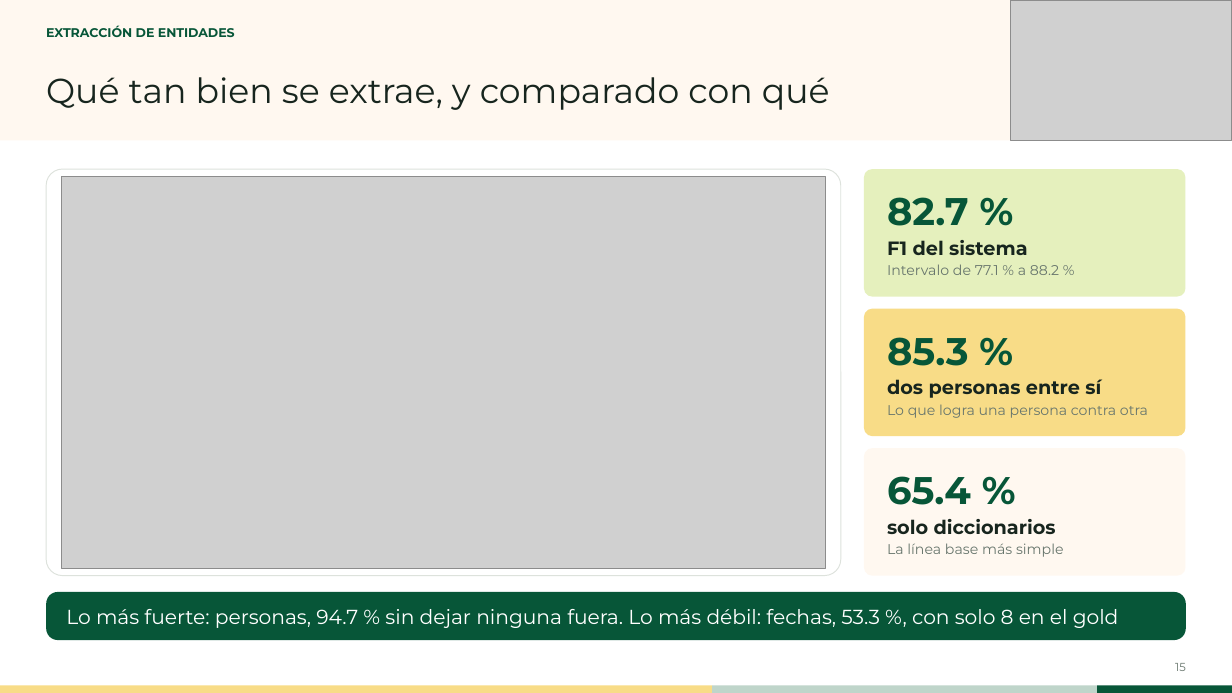
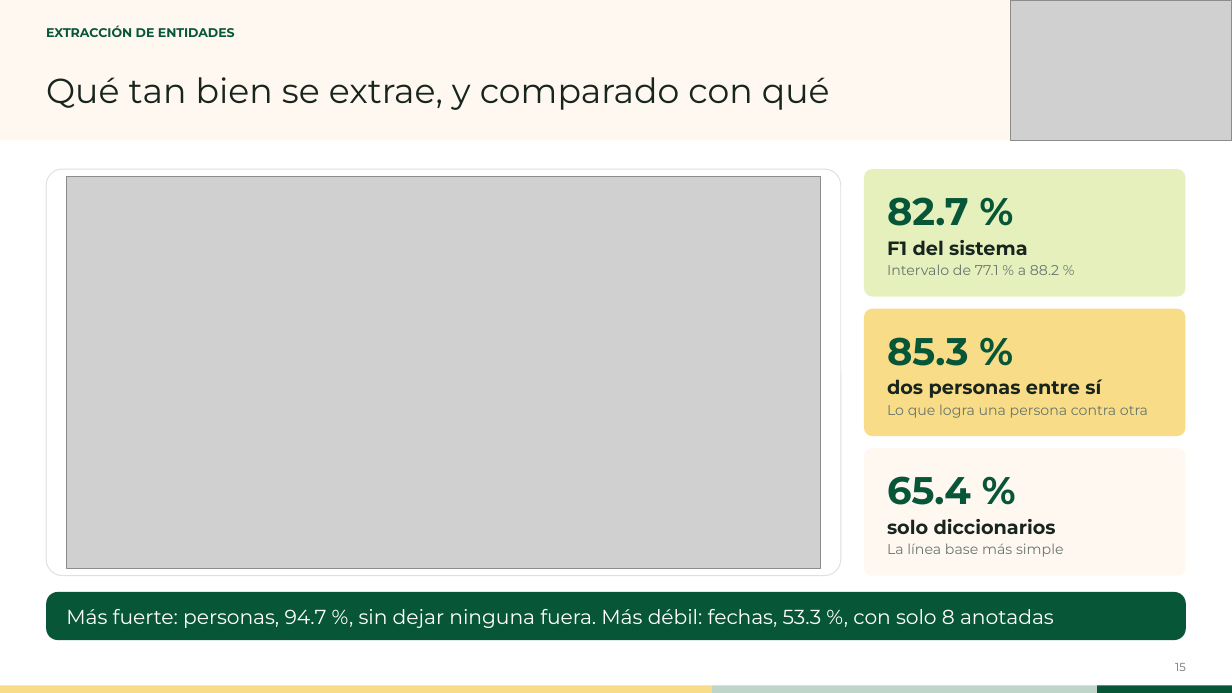
Before and after one commit to DiegoMoctezuma/Examen_Mineria_Textos, a slide deck: slide 15 of laminas/Presentacion_Mineria_de_Textos_v2.pptx. Drawn at 1232x693 pixels with LibreOffice and Linux fonts; fonts in the diff are those of the drawing; grey boxes stand for pictures. Boxes give left, top, right and bottom in pixels: in the first picture for what was removed or moved away, otherwise in the second. Text is boxed around its words. In the diff, an @@ line names an element or a change of style, - is before the commit and + after.

```diff
--- a/laminas/Presentacion_Mineria_de_Textos_v2.pptx
+++ b/laminas/Presentacion_Mineria_de_Textos_v2.pptx
@@ picture: place and size @@
-picture at (62, 177, 826, 568)
+picture at (67, 177, 820, 568)
@@ text at (66, 609, 1054, 628): text changed @@
-Lo más fuerte: personas, 94.7 % sin dejar ninguna fuera. Lo más débil: fechas, 53.3 %, con solo 8 en el gold
+Más fuerte: personas, 94.7 %, sin dejar ninguna fuera. Más débil: fechas, 53.3 %, con solo 8 anotadas
```
Also in this commit, not shown: 16 other slides changed, 1 other file.
